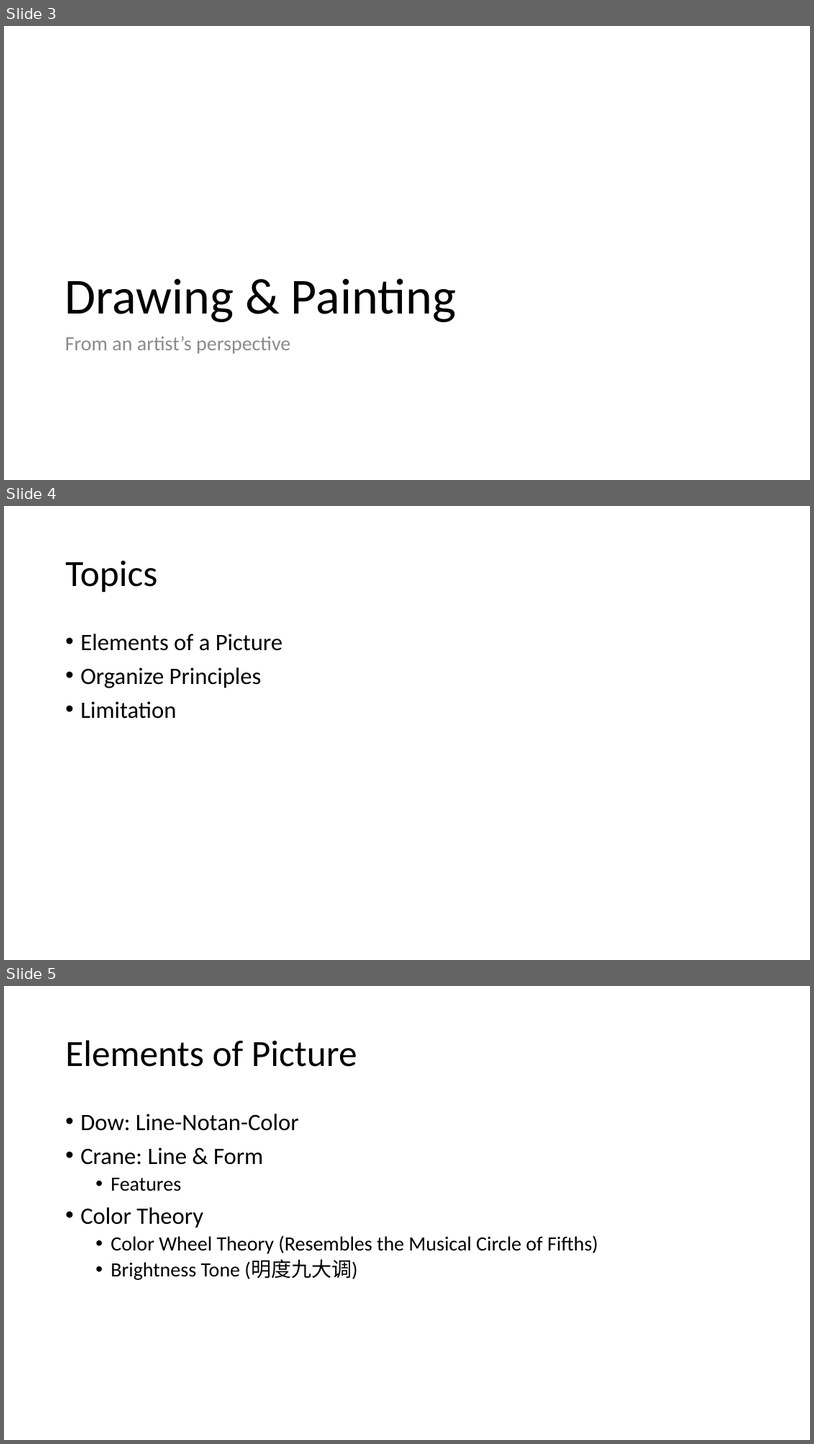
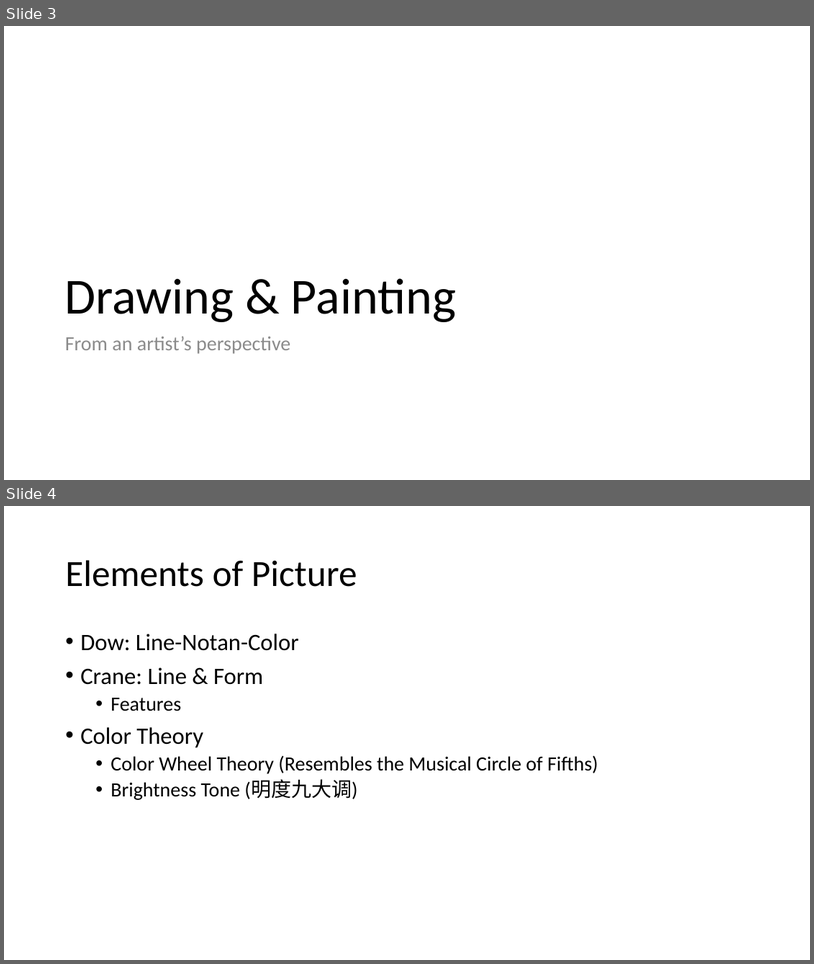
Before and after one commit to PatriciaXiao/Conclusion, a slide deck: Conclusion.pptx. Shown one above the other, each under a label of ours: slides 3, 4 and 5 before the commit, slides 3 and 4 after it. The pictures are 814x1444 and 814x964 pixels, drawn with LibreOffice and Linux fonts; fonts in the diff are those of the drawing. Boxes give left, top, right and bottom in pixels: in the first picture for what was removed or moved away, otherwise in the second. Text is boxed around its words. In the diff, an @@ line names an element or a change of style, - is before the commit and + after.

```diff
--- a/Conclusion.pptx
+++ b/Conclusion.pptx
@@ slide 4 removed at [4, 506, 810, 960], background #FFFFFF @@
@@ title removed at [65, 560, 157, 592] @@
-Topics
@@ text removed at [80, 633, 283, 718] @@
-• Elements of a Picture
-• Organize Principles
-• Limitation
@@ what was slide 5 is now slide 4 @@
```
Also in this commit, not shown: 2 slides changed, 2 slides added, 2 other slides removed, 3 other files.
